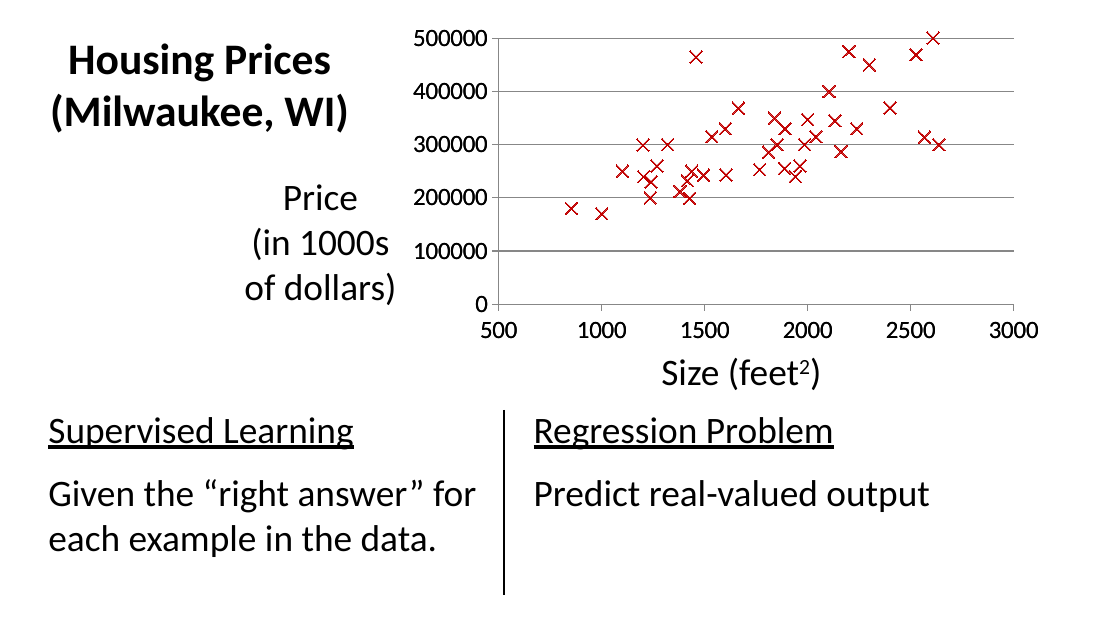
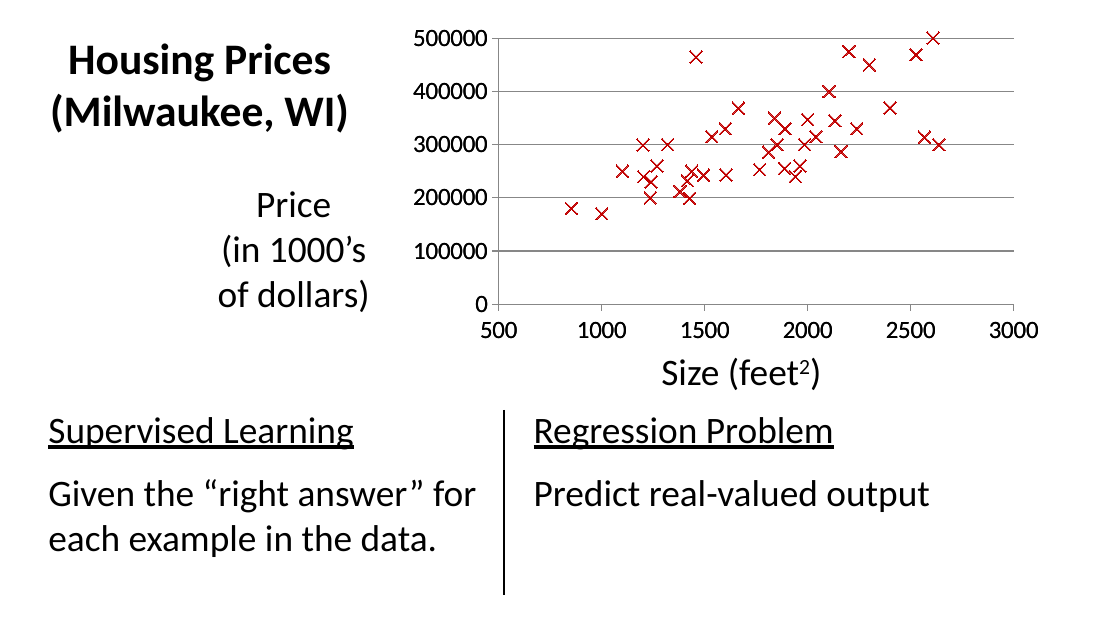
Before and after one commit to jayurbain/DataScienceIntro, a slide deck: slide 3 of slides/08_linear_regression.pptx. Drawn at 1120x630 pixels with LibreOffice and Linux fonts; fonts in the diff are those of the drawing. Boxes give left, top, right and bottom in pixels: in the first picture for what was removed or moved away, otherwise in the second. Text is boxed around its words. In the diff, an @@ line names an element or a change of style, - is before the commit and + after.

```diff
--- a/slides/08_linear_regression.pptx
+++ b/slides/08_linear_regression.pptx
@@ text "Price": place and size @@
-text "Price" at (244,184,397,305)
+text "Price" at (218,191,370,312)
@@ text at (218,235,370,312): text changed @@
-(in 1000s of dollars)
+(in 1000’s of dollars)
```
Also in this commit, not shown: 3 other slides changed, 1 other file.
